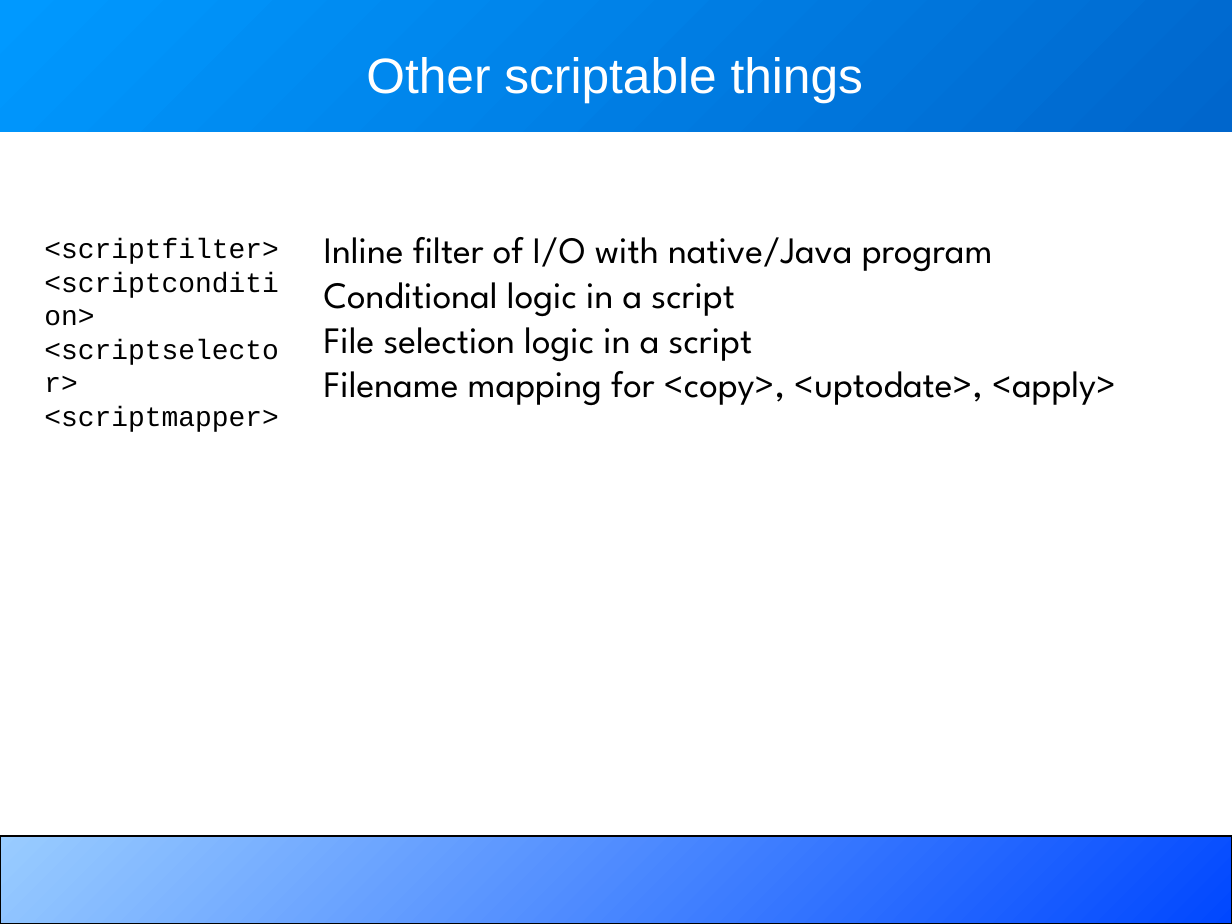
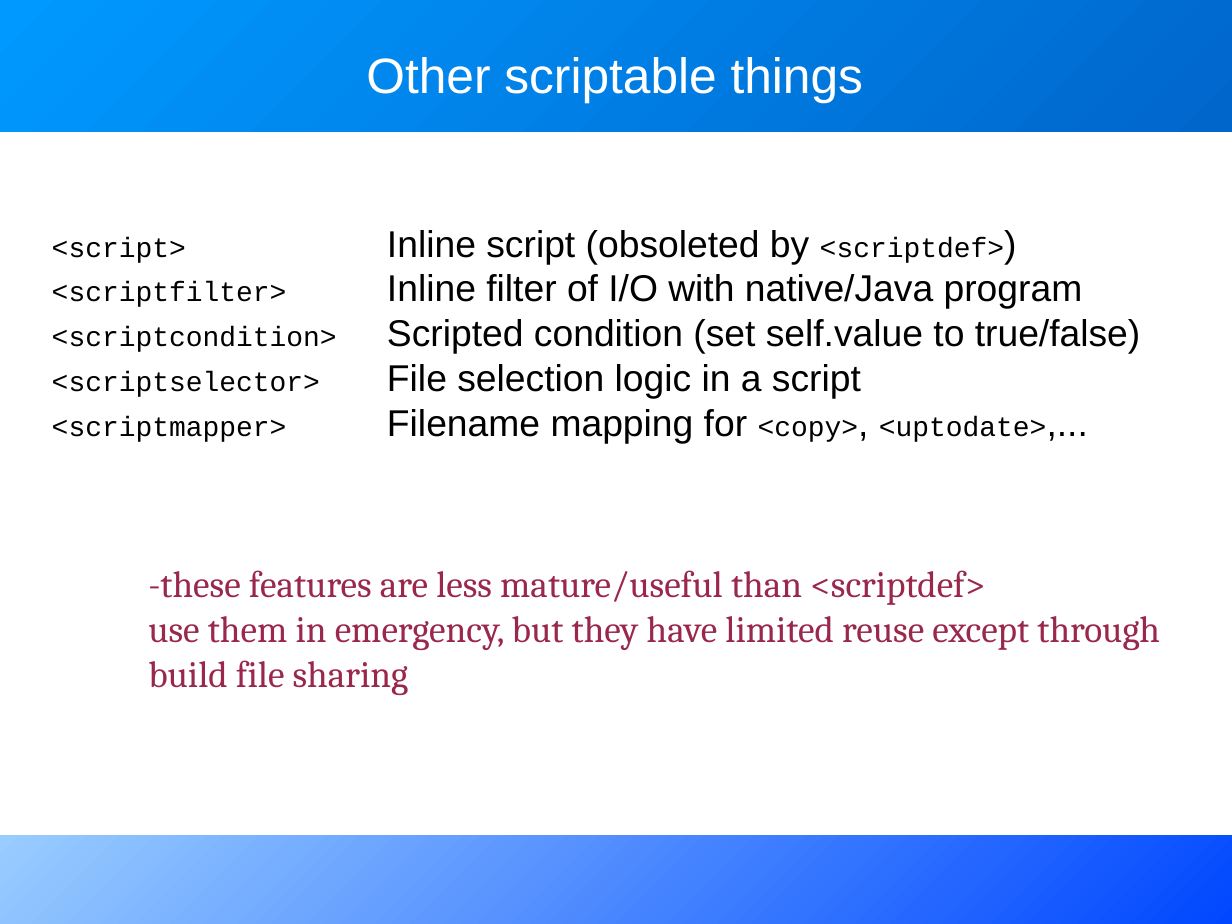
Before and after one commit to BeatrizTercero/repoSvnAnt, a slide deck: slide 15 of core/trunk/docs/slides/extending_ant.odp (slide 13 before the commit). Drawn at 1232x924 pixels with LibreOffice and Linux fonts; fonts in the diff are those of the drawing. Boxes give left, top, right and bottom in pixels: in the first picture for what was removed or moved away, otherwise in the second. Text is boxed around its words. In the diff, an @@ line names an element or a change of style, - is before the commit and + after.

```diff
--- a/core/trunk/docs/slides/extending_ant.odp
+++ b/core/trunk/docs/slides/extending_ant.odp
@@ text removed at box(44, 238, 279, 432) @@
-<scriptfilter>
-<scriptcondition>
-<scriptselector>
-<scriptmapper>
@@ text at box(52, 230, 1141, 443): text changed; font League Spartan to Arial @@
-Inline filter of I/O with native/Java program
-Conditional logic in a script
-File selection logic in a script
-Filename mapping for <copy>, <uptodate>, <apply>
+<script> Inline script (obsoleted by <scriptdef>)
+<scriptfilter> Inline filter of I/O with native/Java program
+<scriptcondition> Scripted condition (set self.value to true/false)
+<scriptselector> File selection logic in a script
+<scriptmapper> Filename mapping for <copy>, <uptodate>,...
@@ text added at box(148, 570, 1160, 695), 24 pt, text #99284C @@
+-these features are less mature/useful than <scriptdef>
+use them in emergency, but they have limited reuse except through
+build file sharing
@@ rectangle at box(0, 836, 1232, 924): outline #000000 0.74 pt to none @@
```
Also in this commit, not shown: 16 other slides changed, 9 slides added, 1 slide removed.
